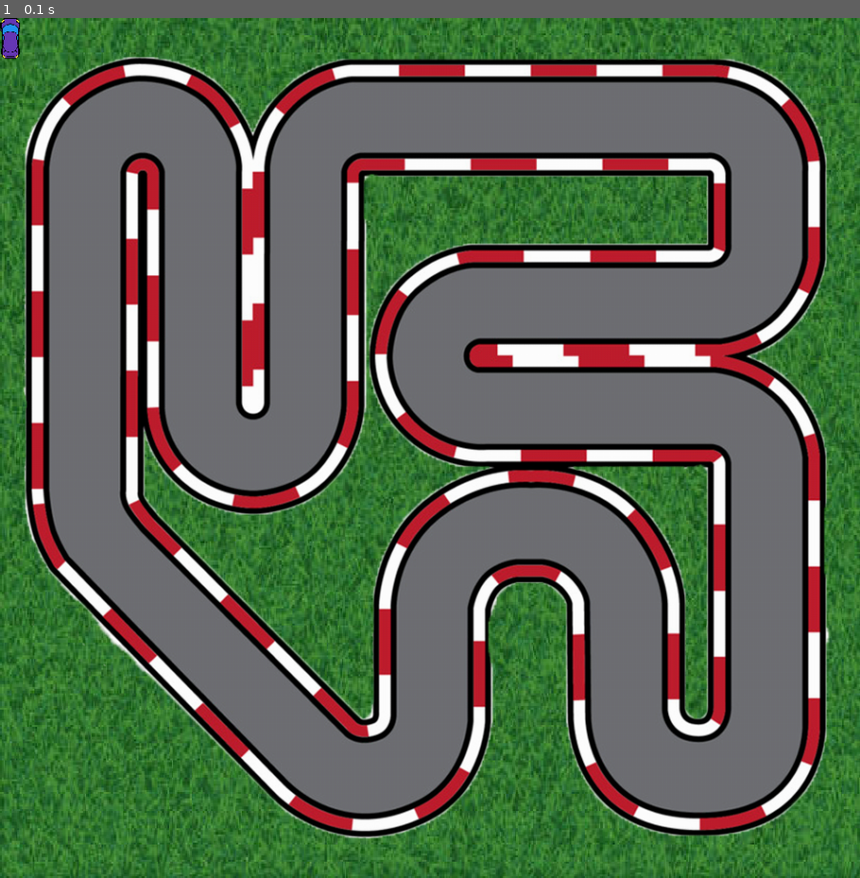
Above: before the commit, frame 1.
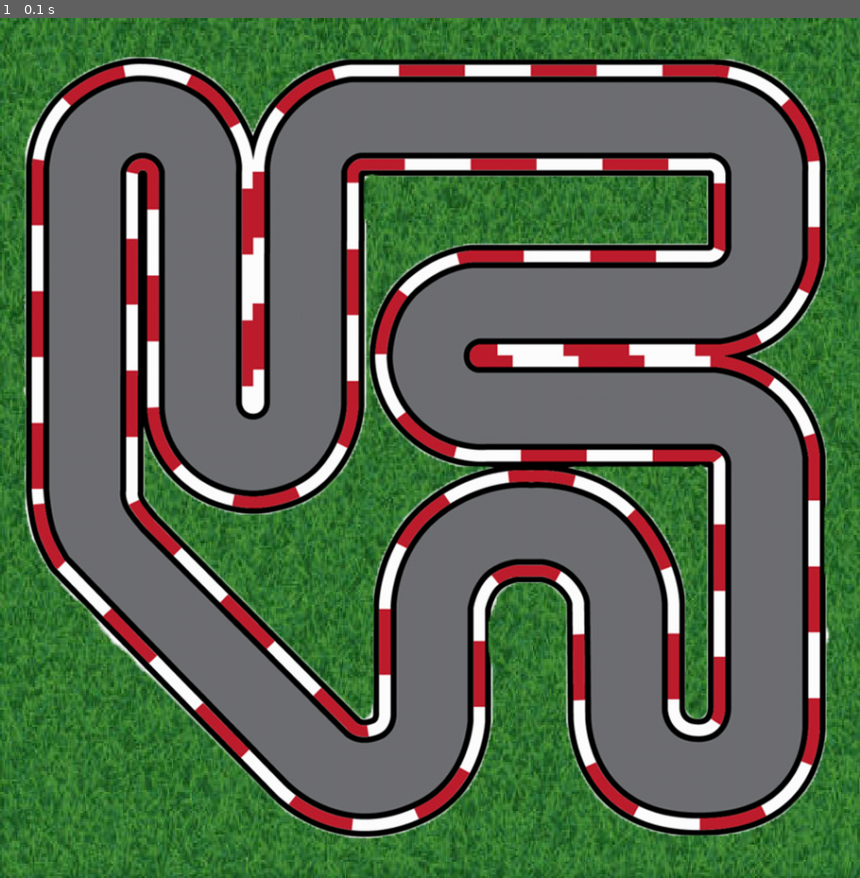
Above: after the commit, the same moment.

Repository: AmirmasoudCS/Pygame-Course
Game: pygame game, started from project_04/main.py
Same seed, same stepped clock (60 frames per second), same inputs: the game is played once before the commit and once after it.
Inputs:
- Up to frame 1 (0.1 s): no input

The runs differ from the first frame. In frame 1, 0.1% of the frame differs, in the area x 0-3%, y 0-5%.

Commit message:
Implementing the draw function and calling it inside our main loop[

Diff:
--- a/project_04/main.py
+++ b/project_04/main.py
@@ -33,14 +33,18 @@
 
 FPS = 60
 
+images = [(GRASS,GRASS_RECT), (TRACK, TRACK_RECT), (BORDER, BORDER_RECT)]
+
+def draw(window, images):
+
+    for image, pos in images:
+        window.blit(image, pos)
+
 def main():
 
     clock = pygame.time.Clock()
 
-    WIN.blit(GRASS, GRASS_RECT)
-    WIN.blit(TRACK, TRACK_RECT)
-    WIN.blit(BORDER, BORDER_RECT)
-    WIN.blit(PURPLE_CAR, (0, 0))
+    draw(WIN, images)
 
     pygame.display.update()
 
